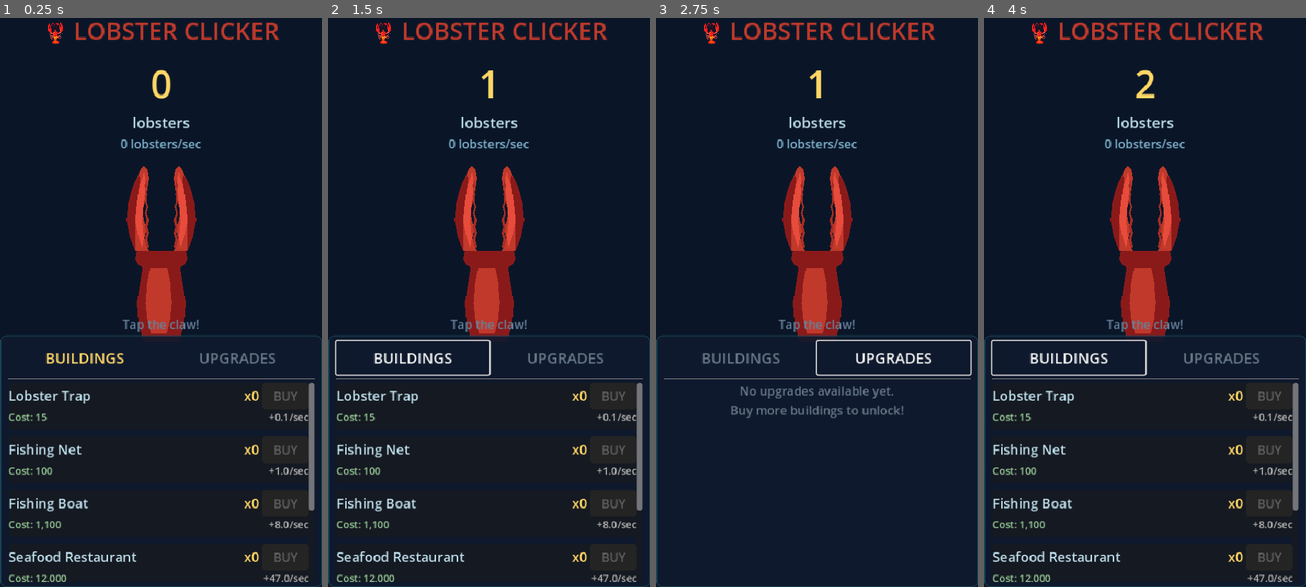
Above: before the commit, frames 1-4 (left to right).
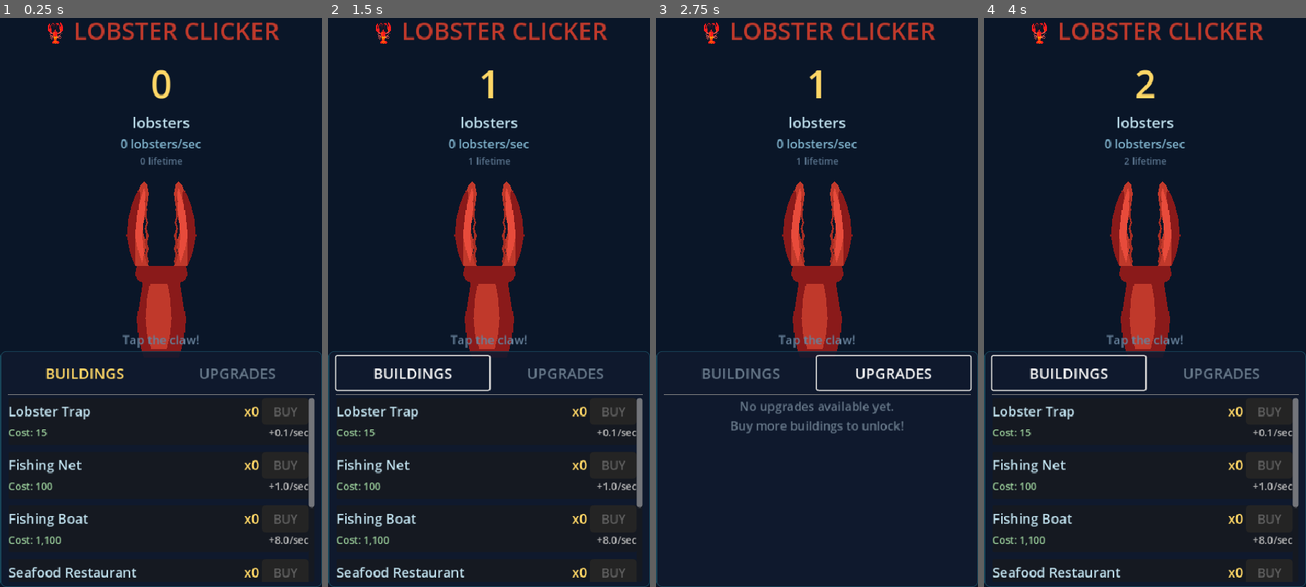
Above: after the commit, the same moments.

Repository: thecryptomasters/lobster-clicker
Game: Godot game, scene res://scenes/main.tscn
Same seed, same stepped clock (60 frames per second), same inputs: the game is played once before the commit and once after it.
Inputs (mouse positions are in pixels of both pictures, inside the frame that each line leads up to; where the layout moved, square brackets give the same spot in the first picture):
- Up to frame 1 (0.25 s): no input
- Up to frame 2 (1.5 s): click (489, 256) [489, 239] at 0.5 s; click "BUILDINGS" at 1.25 s
- Up to frame 3 (2.75 s): click "UPGRADES" at 2 s
- Up to frame 4 (4 s): click (1145, 256) [1145, 239] at 2.75 s; click "BUILDINGS" at 3.5 s

The runs differ from the first frame. In frame 1, 8.3% of the frame differs, in the area x 0-100%, y 24-100%; in frame 2, 8.8%; in frame 3, 5.8%; in frame 4, 8.8%.

Commit message:
feat: lifetime lobster counter below LPS display

Diff:
--- a/scenes/main.gd
+++ b/scenes/main.gd
@@ -5,6 +5,7 @@
 
 @onready var lobster_count_label: Label = %LobsterCountLabel
 @onready var lps_label: Label = %LpsLabel
+@onready var lifetime_label: Label = %LifetimeLabel
 @onready var claw_button: Button = %ClawButton
 @onready var left_pincer: Node2D = %LeftPincer
 @onready var right_pincer: Node2D = %RightPincer
@@ -167,6 +168,7 @@
 
 func _on_lobsters_changed(total: float) -> void:
 	lobster_count_label.text = GameManager.format_number(total)
+	lifetime_label.text = "%s lifetime" % GameManager.format_number(GameManager.lifetime_lobsters)
 
 func _on_lps_changed(lps: float) -> void:
 	if lps < 1.0 and lps > 0:
--- a/scenes/main.tscn
+++ b/scenes/main.tscn
@@ -85,6 +85,14 @@
 theme_override_colors/font_color = Color(0.5, 0.7, 0.8, 1)
 theme_override_font_sizes/font_size = 18
 
+[node name="LifetimeLabel" type="Label" parent="RootContainer/LeftSection"]
+unique_name_in_owner = true
+layout_mode = 2
+text = "0 lifetime"
+horizontal_alignment = 1
+theme_override_colors/font_color = Color(0.35, 0.45, 0.55, 1)
+theme_override_font_sizes/font_size = 14
+
 [node name="Spacer2" type="Control" parent="RootContainer/LeftSection"]
 layout_mode = 2
 custom_minimum_size = Vector2(0, 12)
Not shown, changed: export/index.html
Not shown, changed: export/index.pck
